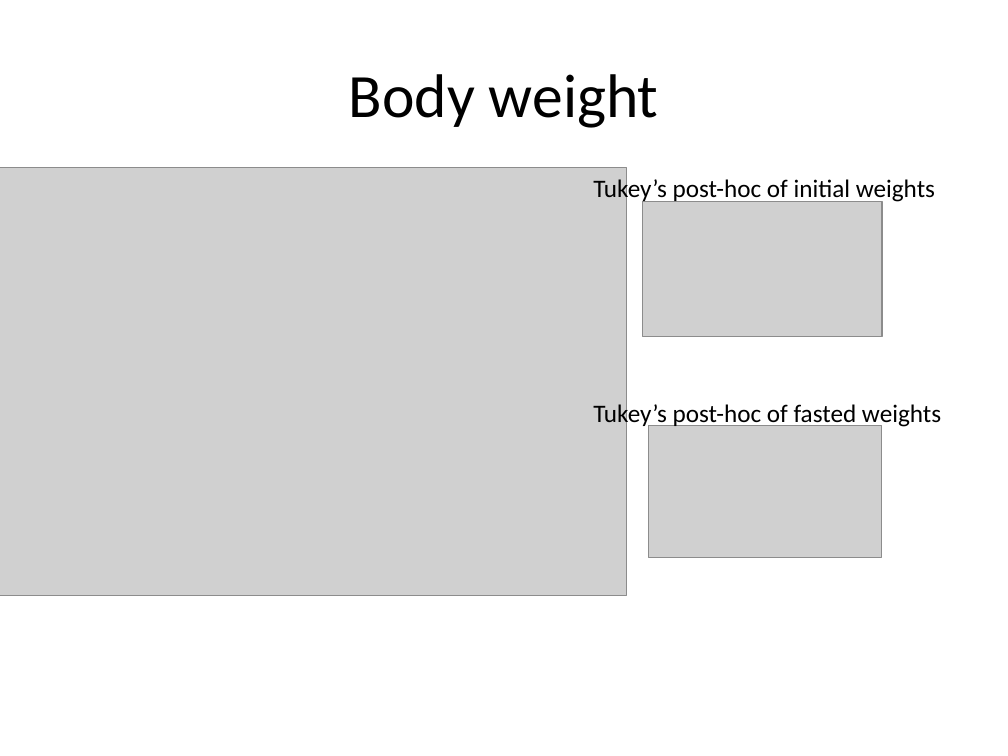
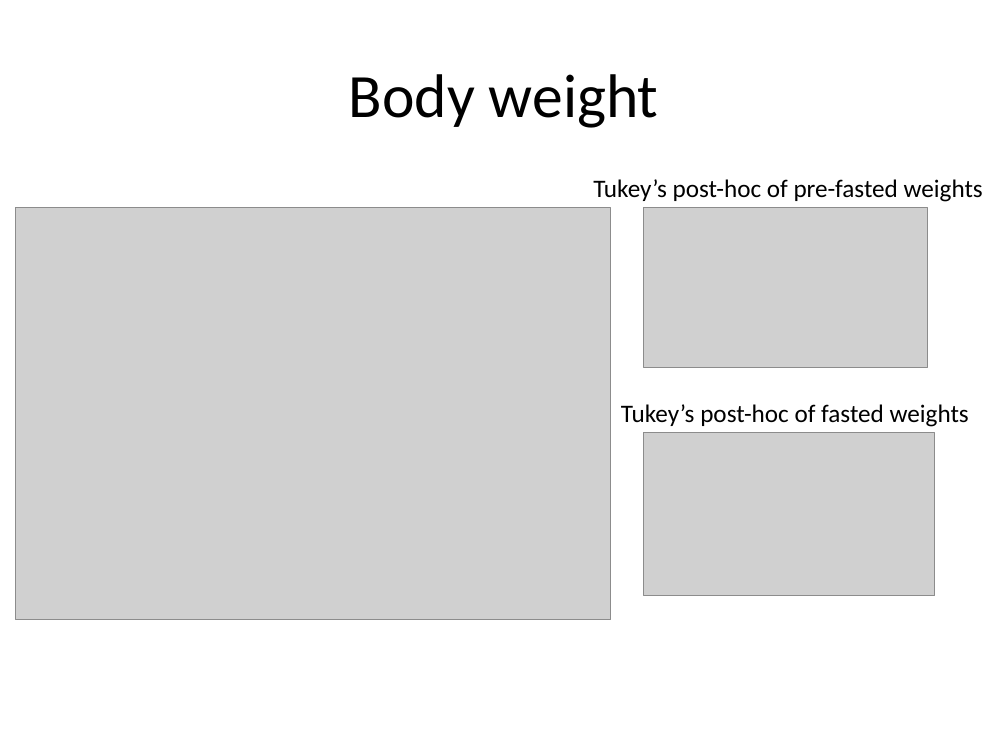
Before and after one commit to BridgesLab/PredictorsDietInducedObesity, a slide deck: slide 7 of ResultsSlides.pptx (slide 6 before the commit). Drawn at 1008x756 pixels with LibreOffice and Linux fonts; fonts in the diff are those of the drawing; grey boxes stand for pictures. Boxes give left, top, right and bottom in pixels: in the first picture for what was removed or moved away, otherwise in the second. Text is boxed around its words. In the diff, an @@ line names an element or a change of style, - is before the commit and + after.

Commit message:
Updated with clams analysis and no initial weight analysis

```diff
--- a/ResultsSlides.pptx
+++ b/ResultsSlides.pptx
@@ text at (593, 179, 983, 202): text changed @@
-Tukey’s post-hoc of initial weights
+Tukey’s post-hoc of pre-fasted weights
@@ picture: place and size @@
-picture at (0, 167, 626, 597)
+picture at (15, 208, 611, 620)
@@ picture: place and size @@
-picture at (643, 202, 883, 338)
+picture at (643, 208, 927, 367)
@@ text "Tukey’s post-hoc of fasted weights" rewrapped from (593, 401, 941, 428) to (621, 404, 969, 427) @@
@@ picture: place and size @@
-picture at (648, 425, 882, 557)
+picture at (643, 432, 934, 596)
```
Also in this commit, not shown: 7 other slides changed, 13 slides added, 5 slides removed.
